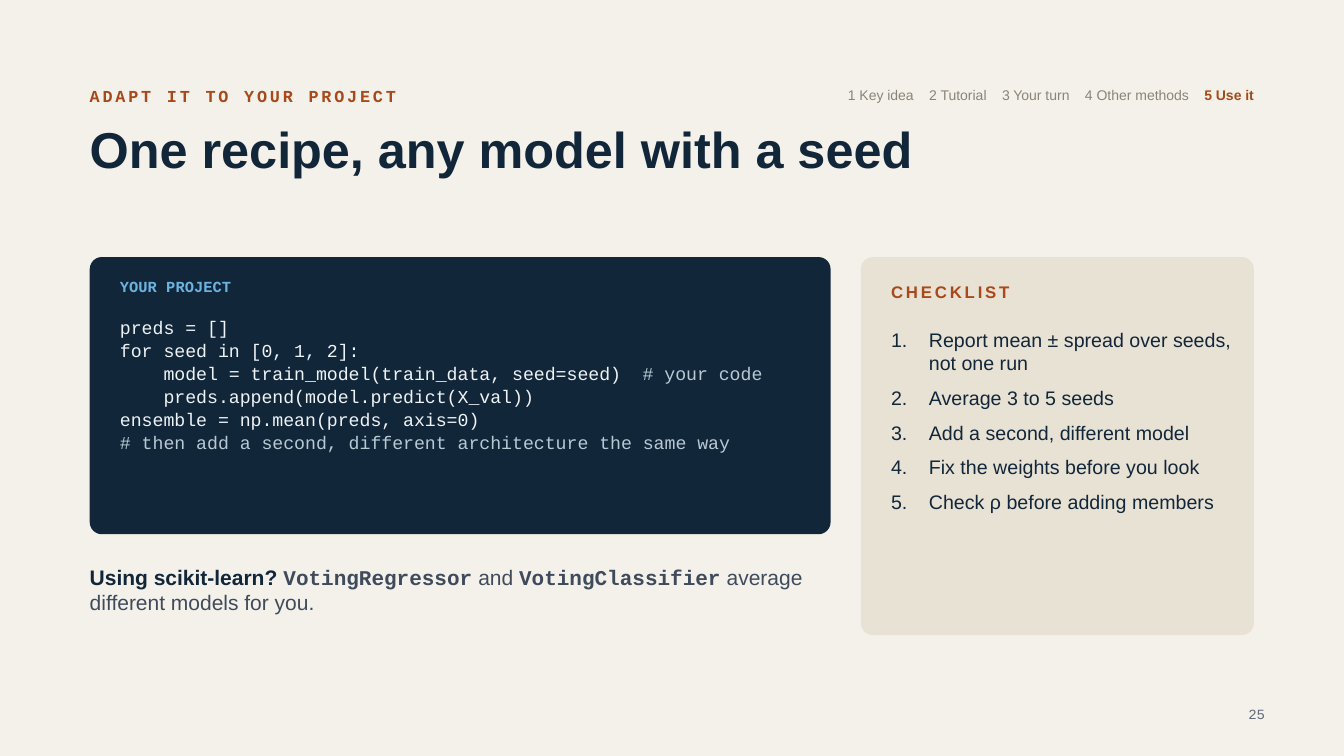
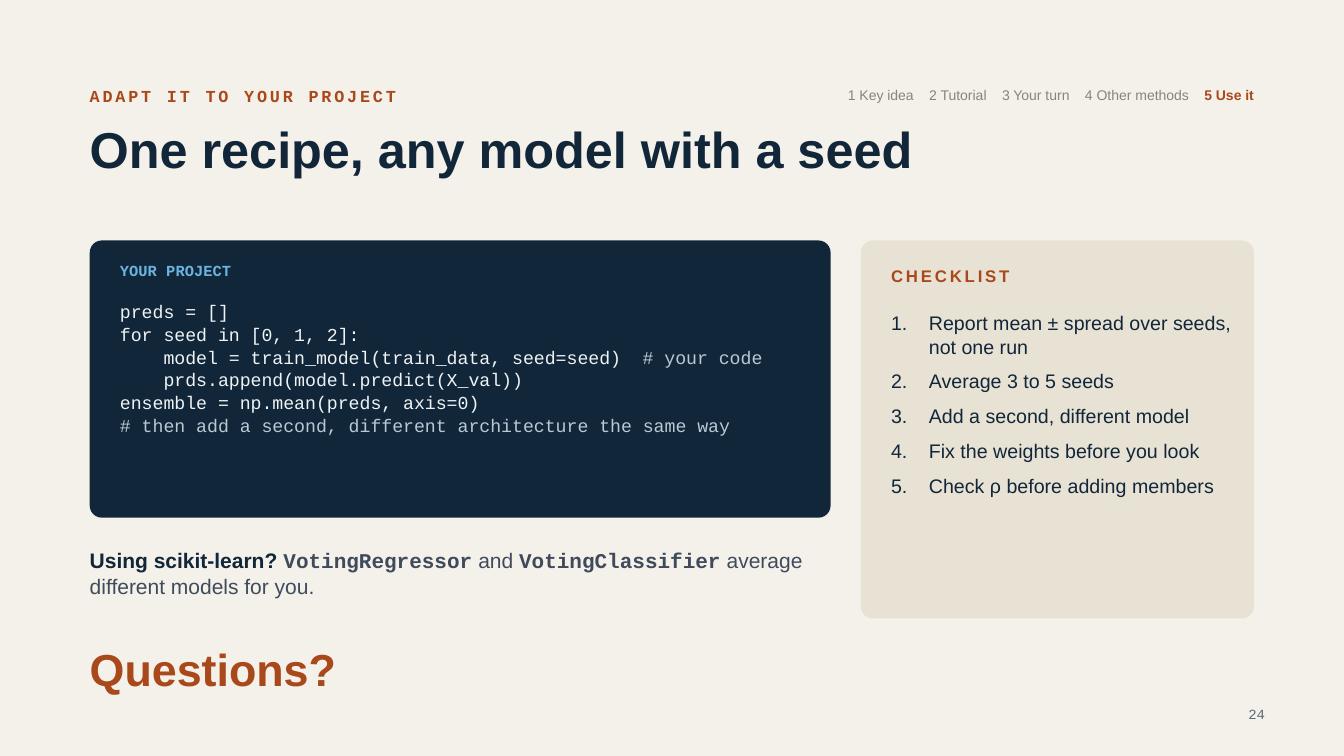
Before and after one commit to damianlapenavidal/ensemble-workshop, a slide deck: slide 24 of slides/ensemble-workshop.pptx (slide 25 before the commit). Drawn at 1344x756 pixels with LibreOffice and Linux fonts; fonts in the diff are those of the drawing. Boxes give left, top, right and bottom in pixels: in the first picture for what was removed or moved away, otherwise in the second. Text is boxed around its words. In the diff, an @@ line names an element or a change of style, - is before the commit and + after.

```diff
--- a/slides/ensemble-workshop.pptx
+++ b/slides/ensemble-workshop.pptx
@@ 5 texts, 2 rounded rectangles: place and size @@
-5 texts, 2 rounded rectangles at (90, 257, 1254, 635)
+5 texts, 2 rounded rectangles at (90, 241, 1254, 619)
@@ text at (164, 374, 524, 390): text changed @@
-preds.append(model.predict(X_val))
+prds.append(model.predict(X_val))
@@ text added at (90, 653, 336, 695), 32 pt, text #A9481A, bold @@
+Questions?
@@ page number at (1248, 709, 1265, 719): text changed @@
-25
+24
```
Also in this commit, not shown: 2 other slides changed, 2 slides removed, 3 other files.
